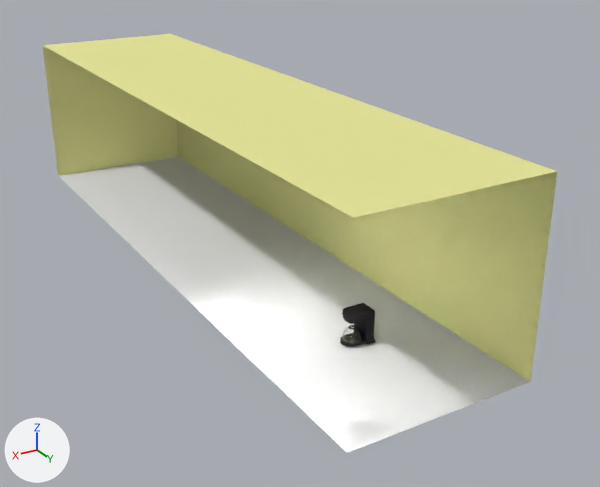
Before and after pictures for a commit that changed the Blender file 01-Models/dm-coffe2.blend.
Both versions are drawn from a 50 mm lens placed at (41.0, 58.5, 41.0), pointed at (-6.3, -20.5, 1.5). The axes (+X, +Y, +Z) are drawn at lower left. The lights are the same throughout.

The scene before the commit, as lines of its bpy script (objects in view):
```python
ob_cube = bpy.data.objects.new('Cube', me_cube)
ob_cube.location = (-1.4, 0.0, 1.8)
ob_cube.rotation_euler = (0.0, 0.0, 1.571)  # degrees (0, 0, 90)
ob_cube.scale = (1.0, 0.5, 1.8)
ob_cube_001 = bpy.data.objects.new('Cube.001', me_cube_002)
ob_cube_001.location = (-1.426, 1.163, 0.191)
ob_cube_001.rotation_euler = (0.451, -1.019, 1.054)  # degrees (26, -58, 60)
ob_cube_001.scale = (0.05, 0.1, 0.05)
ob_cube_002 = bpy.data.objects.new('Cube.002', me_cube_004)
ob_cube_002.location = (0.0, -27.24, 10.0)
ob_cube_002.scale = (10.0, 40.0, 10.0)
ob_griff = bpy.data.objects.new('griff', me_cylinder)
ob_griff.location = (-0.0133, -0.00709, 1.566)
ob_griff.rotation_euler = (0.0, 0.0, -0.393)  # degrees (0, 0, -23)
ob_griff.scale = (0.4, 0.4, 0.05)
ob_kanne = bpy.data.objects.new('Kanne', me_icosphere)
ob_kanne.location = (0.0, 0.0, 0.658)
ob_room = bpy.data.objects.new('room', None)
ob_room.location = (0.0, 1.3, -0.3)
# me_cube
# before: 57 (1.32, -1.0, -0.93), 58 (1.32, -1.0, -1.0), 59 (1.32, 1.0, -1.0), 60 (1.32, 1.0, -0.93)
```
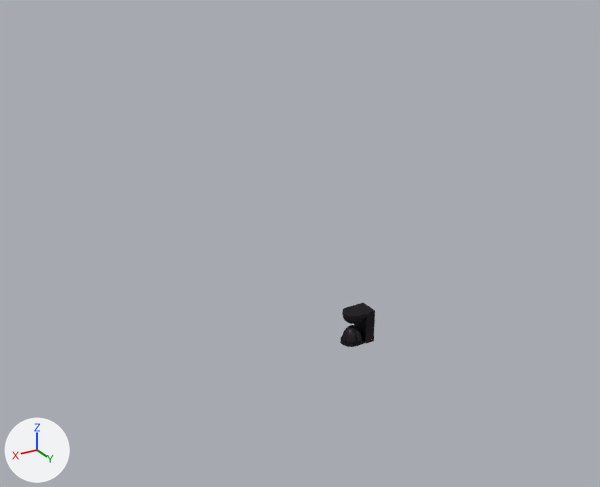
What differs and where, as boxes [x1, y1, x2, y2] in the pictures (600 x 487 px; the box of a moved part takes in the faces that stretch with it):
'room', deleted
    before: [43, 34, 557, 453]
'Kanne', moved
    both: [342, 326, 362, 344]
'griff', moved
    both: [349, 325, 361, 343]
part 1 of me_cube, moved or reshaped
    before: [366, 338, 376, 345]
    after: [366, 338, 374, 344]

The change, as a list of edits to the scene's bpy script:
```text
Change me_cube:
    where me_cube.from_pydata(...)  # 132 vertices, 113 faces; spans x -1.0..1.32, y -5.17..1.0, z -1.0..0.85
    used by ob_cube; location = (-1.4, 0.0, 1.8); rotation_euler = (0.0, 0.0, 1.571), in degrees (0, 0, 90); scale = (1.0, 0.5, 1.8)
    me_cube part 1
    add for i in [*range(57, 61)]: me_cube.vertices[i].co += Vector((-0.24, 0.0, 0.0))
Remove ob_room:
    ob_room = bpy.data.objects.new('room', None)
    ob_room.location = (0.0, 1.3, -0.3)
    ob_room.show_instancer_for_render = False
    ob_room.instance_type = 'COLLECTION'
    ob_room.instance_collection = col_room
Change ob_griff:
    add ob_griff.parent = ob_kanne
    add ob_griff.matrix_parent_inverse = Matrix(((1.0, 0.0, 0.0, 0.0), (0.0, 1.0, 0.0, 0.0), (0.0, 0.0, 1.0, -0.658), (0.0, 0.0, 0.0, 1.0)))
Change ob_kanne:
    add ob_kanne.parent = ob_cube
    add ob_kanne.matrix_parent_inverse = Matrix(((0.0, 1.0, 0.0, 0.0), (-2.0, 0.0, 0.0, -2.848), (0.0, 0.0, 0.556, -1.0), (0.0, 0.0, 0.0, 1.0)))
Change ob_cube_001:
    add ob_cube_001.parent = ob_cube
    add ob_cube_001.matrix_parent_inverse = Matrix(((0.0, 1.0, 0.0, 0.0), (-2.0, 0.0, 0.0, -2.848), (0.0, 0.0, 0.556, -1.0), (0.0, 0.0, 0.0, 1.0)))
    ob_cube_001.location: (-1.426, 1.163, 0.191) -> (-1.528, 1.057, 0.181)
    ob_cube_001.rotation_euler: (0.451, -1.019, 1.054) -> (0.147, -0.449, 13.81)  # degrees (26, -58, 60) -> degrees (8.4, -26, 71)
Remove ob_cube_002:
    ob_cube_002 = bpy.data.objects.new('Cube.002', me_cube_004)
    ob_cube_002.location = (0.0, -27.24, 10.0)
    ob_cube_002.scale = (10.0, 40.0, 10.0)
```
